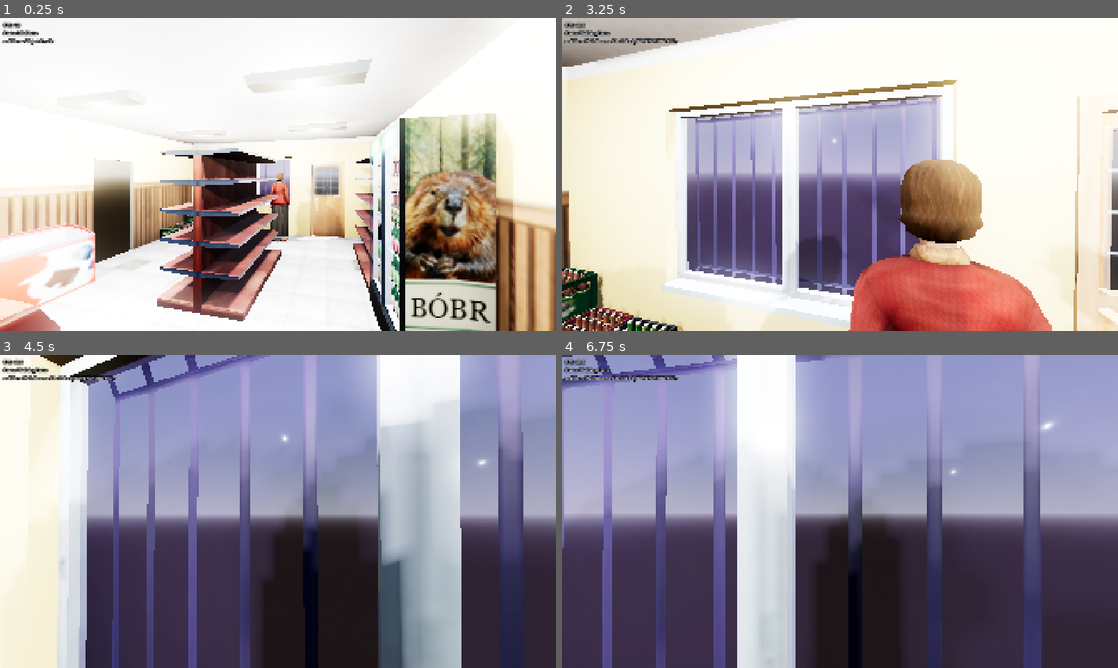
Above: before the commit, frames 1-4 (two rows, left to right).
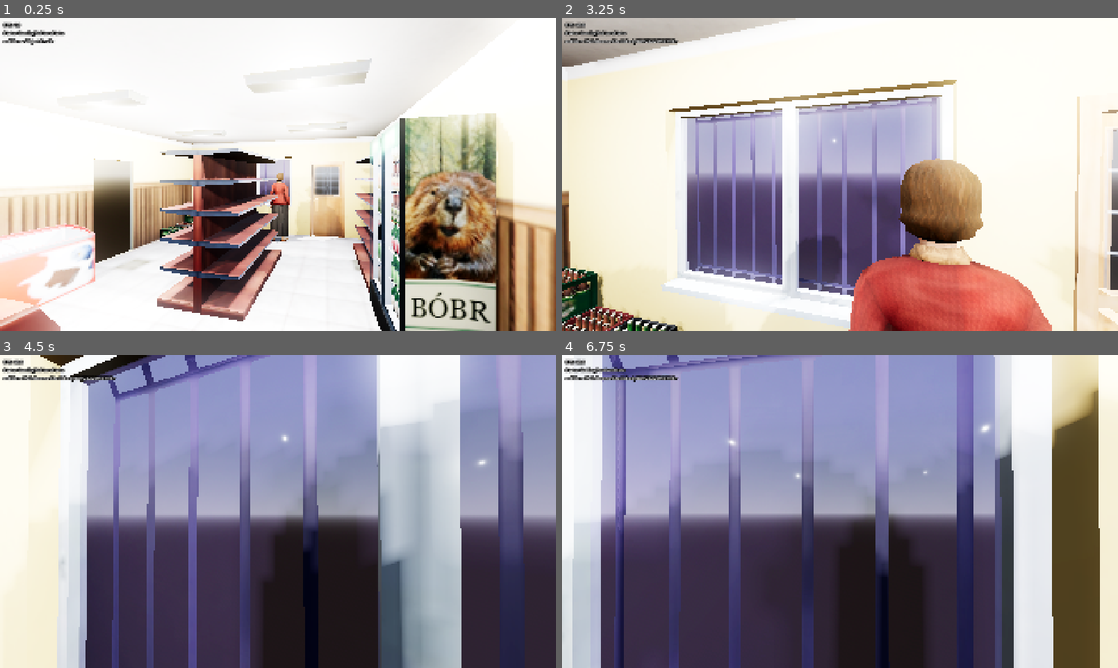
Above: after the commit, the same moments.

Repository: takanazwa5/ProjektMonopolowy
Game: Godot game, scene res://scenes/game/game.tscn
The game is run twice, just before and just after one commit, with the same random seed, the same clock (stepped at 60 frames per second) and the same inputs.
Inputs (mouse positions are in pixels of both pictures, inside the frame that each line leads up to):
- Up to frame 1 (0.25 s): no input
- Up to frame 2 (3.25 s): tap Enter at 0.5 s; move the mouse to (867, 174) at 0.52 s; hold E (interact) 0.53-1.28 s; hold W (walk_forward) from 0.53 s (still down); click (867, 174) at 0.67 s; move the mouse to (812, 174) at 1.27 s; tap Ctrl (crouch) at 1.35 s; tap E (interact) at 1.55, 2.3, 2.85 s; move the mouse to (851, 168) at 2.02 s; hold G (drop_item) 2.03-2.78 s; move the mouse to (834, 180) at 2.77 s; click (834, 180) at 2.92 s
- Up to frame 3 (4.5 s): keep holding W (walk_forward); move the mouse to (316, 514) at 3.52 s; hold E (interact) 3.53-4.28 s; move the mouse to (233, 508) at 4.27 s; tap Ctrl (crouch) at 4.35 s
- Up to frame 4 (6.75 s): tap E (interact) at 4.55, 5.3, 5.85 s; move the mouse to (845, 511) at 5.02 s; hold G (drop_item) 5.03-5.78 s; click (845, 511) at 5.17 s; move the mouse to (817, 505) at 5.77 s; release W (walk_forward) at 5.78 s; hold D (walk_right) 5.78-6.53 s; move the mouse to (867, 511) at 6.52 s; hold W (walk_forward) from 6.53 s (still down); hold E (interact) from 6.53 s (still down)

The runs differ from the first frame. In frame 1, 0.1% of the frame differs, in the area x 3-52%, y 3-72%; in frame 2, 0.1%; in frame 3, 0.1%; in frame 4, 57%, in the area x 0-100%, y 0-100%.
Error before the commit: Parse Error: Function "_navigate_to_node()" not found in base self. (res://features/npc/Basia/basia.gd:8)

Commit message:
NPC Update

Diff:
--- a/features/counter/counter.gd
+++ b/features/counter/counter.gd
@@ -1,4 +1,7 @@
 class_name Counter extends Interactable
+
+
+signal item_placed(item: Item)
 
 
 @onready var next_item_pos : Marker3D = %NextItemPos
@@ -21,8 +24,9 @@
 	tween.tween_property(item, ^"transform", next_item_pos.transform, 0.25)
 	item.reparent(self)
 	item.collision_layer = 0
-	item.set_script(null)
+	item.can_interact = false
 	next_item_pos.position.x -= 0.1
+	item_placed.emit(item)
 
 
 func _on_item_entered_rig() -> void:
--- a/features/interactable/items/beer/beer_bobr_bottle.tscn
+++ b/features/interactable/items/beer/beer_bobr_bottle.tscn
@@ -10,6 +10,7 @@
 collision_layer = 4
 script = ExtResource("1_ek8a4")
 preview_zoom = -0.28
+item_name = "BobrButla"
 
 [node name="BobrBottle" parent="." instance=ExtResource("1_qbuq5")]
 transform = Transform3D(1, 0, 0, 0, 1, 0, 0, 0, 1, 0, -0.148823, 0)
--- a/features/interactable/items/item.gd
+++ b/features/interactable/items/item.gd
@@ -2,6 +2,18 @@
 
 
 @export_range(-1.0, -0.15, 0.01) var preview_zoom: float = -0.15
+@export var item_name: String = ""
+
+
+static var _names: PackedStringArray = []
+
+
+func _init() -> void:
+
+	if not item_name.is_empty():
+
+		assert(item_name not in _names, "Duplicate item names: %s" % item_name)
+		_names.append(item_name)
 
 
 func _ready() -> void:
--- a/features/npc/Andzia/andzia.tscn
+++ b/features/npc/Andzia/andzia.tscn
@@ -1,7 +1,7 @@
 [gd_scene load_steps=8 format=3 uid="uid://cn5ki7bmpmogv"]
 
 [ext_resource type="PackedScene" uid="uid://lkvlpdnb56nk" path="res://features/npc/Andzia/meshes/character_andzia.glb" id="1_1idtl"]
-[ext_resource type="Script" uid="uid://ck2xha2c0x33n" path="res://features/npc/npc.gd" id="1_cq4nq"]
+[ext_resource type="Script" uid="uid://ck2xha2c0x33n" path="res://features/npc/shared/npc.gd" id="1_cq4nq"]
 [ext_resource type="AnimationLibrary" uid="uid://bdh170ip7kmc8" path="res://features/npc/shared/Rig.glb" id="2_553w5"]
 
 [sub_resource type="CapsuleShape3D" id="CapsuleShape3D_wmxm7"]
--- a/features/npc/Basia/basia.gd
+++ b/features/npc/Basia/basia.gd
@@ -5,8 +5,8 @@
 
 	if Input.is_key_pressed(KEY_KP_1):
 
-		_navigate_to_node(Level.fridge)
+		navigate_to_node(Level.fridge)
 
 	elif Input.is_key_pressed(KEY_KP_2):
 
-		_navigate_to_node(Level.counter)
+		navigate_to_node(Level.counter)
--- a/features/npc/Basia/basia.tscn
+++ b/features/npc/Basia/basia.tscn
@@ -1,24 +1,54 @@
-[gd_scene load_steps=8 format=3 uid="uid://civlo6dh6d0kf"]
+[gd_scene load_steps=18 format=3 uid="uid://civlo6dh6d0kf"]
 
 [ext_resource type="PackedScene" uid="uid://b6mt6074im8pm" path="res://features/npc/Basia/meshes/character_basia.glb" id="1_al82x"]
 [ext_resource type="Script" uid="uid://c5kk2k4hhiecr" path="res://features/npc/Basia/basia.gd" id="1_nb0pl"]
 [ext_resource type="AnimationLibrary" uid="uid://bdh170ip7kmc8" path="res://features/npc/shared/Rig.glb" id="2_0suly"]
+[ext_resource type="Script" uid="uid://de1lalif7l760" path="res://features/state_machine/state_machine.gd" id="4_atgwo"]
+[ext_resource type="Script" uid="uid://dwi10emqduq6r" path="res://features/npc/shared/states/coming_to_store_state.gd" id="5_fyrb5"]
+[ext_resource type="Script" uid="uid://bgodwf3y0m1ey" path="res://features/npc/shared/states/waiting_for_product_state.gd" id="6_a8t5c"]
+[ext_resource type="Script" uid="uid://uuvn1btdq2f4" path="res://features/npc/shared/states/getting_product_state.gd" id="7_mi72n"]
+[ext_resource type="Script" uid="uid://cxwj4xkryi0sb" path="res://features/npc/shared/states/paying_state.gd" id="8_a8t5c"]
 
 [sub_resource type="CapsuleShape3D" id="CapsuleShape3D_wmxm7"]
 radius = 0.3
 height = 1.8
 
-[sub_resource type="AnimationNodeAnimation" id="AnimationNodeAnimation_nb0pl"]
+[sub_resource type="AnimationNodeAnimation" id="AnimationNodeAnimation_mi72n"]
+animation = &"Rig/PickUp_Base"
+
+[sub_resource type="AnimationNodeAnimation" id="AnimationNodeAnimation_a8t5c"]
+animation = &"Rig/PutDown_Base"
+
+[sub_resource type="AnimationNodeOneShot" id="AnimationNodeOneShot_qlnrj"]
+
+[sub_resource type="AnimationNodeOneShot" id="AnimationNodeOneShot_mi72n"]
+
+[sub_resource type="AnimationNodeAnimation" id="AnimationNodeAnimation_qlnrj"]
 animation = &"Rig/Idle_Base"
 
-[sub_resource type="AnimationNodeAnimation" id="AnimationNodeAnimation_cpjtm"]
+[sub_resource type="AnimationNodeAnimation" id="AnimationNodeAnimation_xcwia"]
 animation = &"Rig/Walk_Base"
 
-[sub_resource type="AnimationNodeBlendSpace1D" id="AnimationNodeBlendSpace1D_atgwo"]
-blend_point_0/node = SubResource("AnimationNodeAnimation_nb0pl")
+[sub_resource type="AnimationNodeBlendSpace1D" id="AnimationNodeBlendSpace1D_xgun3"]
+blend_point_0/node = SubResource("AnimationNodeAnimation_qlnrj")
 blend_point_0/pos = 0.0
-blend_point_1/node = SubResource("AnimationNodeAnimation_cpjtm")
+blend_point_1/node = SubResource("AnimationNodeAnimation_xcwia")
 blend_point_1/pos = 1.0
+
+[sub_resource type="AnimationNodeBlendTree" id="AnimationNodeBlendTree_vssg2"]
+graph_offset = Vector2(-334.674, 32.3195)
+nodes/Animation/node = SubResource("AnimationNodeAnimation_a8t5c")
+nodes/Animation/position = Vector2(-140, 240)
+"nodes/Animation 2/node" = SubResource("AnimationNodeAnimation_mi72n")
+"nodes/Animation 2/position" = Vector2(80, 400)
+nodes/output/position = Vector2(540, 140)
+nodes/pick_up/node = SubResource("AnimationNodeOneShot_qlnrj")
+nodes/pick_up/position = Vector2(320, 80)
+nodes/put_down/node = SubResource("AnimationNodeOneShot_mi72n")
+nodes/put_down/position = Vector2(100, 80)
+nodes/walk_blend/node = SubResource("AnimationNodeBlendSpace1D_xgun3")
+nodes/walk_blend/position = Vector2(-120, 40)
+node_connections = [&"output", 0, &"pick_up", &"pick_up", 0, &"put_down", &"pick_up", 1, &"Animation 2", &"put_down", 0, &"walk_blend", &"put_down", 1, &"Animation"]
 
 [node name="Basia" type="CharacterBody3D"]
 collision_layer = 8
@@ -41,13 +71,45 @@
 debug_enabled = true
 
 [node name="AnimationPlayer" type="AnimationPlayer" parent="."]
+unique_name_in_owner = true
 root_node = NodePath("../character_basia")
 libraries = {
 &"Rig": ExtResource("2_0suly")
 }
 
 [node name="AnimationTree" type="AnimationTree" parent="."]
-root_node = NodePath("../character_basia")
-tree_root = SubResource("AnimationNodeBlendSpace1D_atgwo")
+unique_name_in_owner = true
+root_node = NodePath("%AnimationTree/../character_basia")
+tree_root = SubResource("AnimationNodeBlendTree_vssg2")
 anim_player = NodePath("../AnimationPlayer")
-parameters/blend_position = 0.0014925
+parameters/pick_up/active = false
+parameters/pick_up/internal_active = false
+parameters/pick_up/request = 0
+parameters/put_down/active = false
+parameters/put_down/internal_active = false
+parameters/put_down/request = 0
+parameters/walk_blend/blend_position = 0
+
+[node name="StateMachine" type="Node" parent="." node_paths=PackedStringArray("initial_state")]
+script = ExtResource("4_atgwo")
+initial_state = NodePath("ComingToStoreState")
+metadata/_custom_type_script = "uid://de1lalif7l760"
+
+[node name="ComingToStoreState" type="Node" parent="StateMachine"]
+script = ExtResource("5_fyrb5")
+metadata/_custom_type_script = "uid://dcedhanl8gfas"
+
+[node name="WaitingForProductState" type="Node" parent="StateMachine"]
+unique_name_in_owner = true
+script = ExtResource("6_a8t5c")
+metadata/_custom_type_script = "uid://dcedhanl8gfas"
+
+[node name="GettingProductState" type="Node" parent="StateMachine"]
+unique_name_in_owner = true
+script = ExtResource("7_mi72n")
+metadata/_custom_type_script = "uid://dcedhanl8gfas"
+
+[node name="PayingState" type="Node" parent="StateMachine"]
+unique_name_in_owner = true
+script = ExtResource("8_a8t5c")
+metadata/_custom_type_script = "uid://q0lk35d56y2e"
--- a/features/npc/Helena/helena.tscn
+++ b/features/npc/Helena/helena.tscn
@@ -1,6 +1,6 @@
 [gd_scene load_steps=8 format=3 uid="uid://cg7011735pcw1"]
 
-[ext_resource type="Script" uid="uid://ck2xha2c0x33n" path="res://features/npc/npc.gd" id="1_bei7i"]
+[ext_resource type="Script" uid="uid://ck2xha2c0x33n" path="res://features/npc/shared/npc.gd" id="1_bei7i"]
 [ext_resource type="PackedScene" uid="uid://ckmclyi4ds1f0" path="res://features/npc/Helena/meshes/character_helena.glb" id="2_g2htq"]
 [ext_resource type="AnimationLibrary" uid="uid://bdh170ip7kmc8" path="res://features/npc/shared/Rig.glb" id="3_bji0j"]
 
--- a/features/npc/Madzia/madzia.tscn
+++ b/features/npc/Madzia/madzia.tscn
@@ -1,6 +1,6 @@
 [gd_scene load_steps=8 format=3 uid="uid://lfcsx50no5t8"]
 
-[ext_resource type="Script" uid="uid://ck2xha2c0x33n" path="res://features/npc/npc.gd" id="1_4vgvr"]
+[ext_resource type="Script" uid="uid://ck2xha2c0x33n" path="res://features/npc/shared/npc.gd" id="1_4vgvr"]
 [ext_resource type="PackedScene" uid="uid://bi5uojmesdduw" path="res://features/npc/Madzia/meshes/character_madzia.glb" id="2_kydms"]
 [ext_resource type="AnimationLibrary" uid="uid://bdh170ip7kmc8" path="res://features/npc/shared/Rig.glb" id="3_7s2ej"]
 
--- a/features/npc/Seba/seba.tscn
+++ b/features/npc/Seba/seba.tscn
@@ -1,6 +1,6 @@
 [gd_scene load_steps=8 format=3 uid="uid://xkkgr37q3e7y"]
 
-[ext_resource type="Script" uid="uid://ck2xha2c0x33n" path="res://features/npc/npc.gd" id="1_wbiwd"]
+[ext_resource type="Script" uid="uid://ck2xha2c0x33n" path="res://features/npc/shared/npc.gd" id="1_wbiwd"]
 [ext_resource type="PackedScene" uid="uid://pn8uiyifo5tg" path="res://features/npc/Seba/meshes/character_seba.glb" id="2_ysi34"]
 [ext_resource type="AnimationLibrary" uid="uid://bdh170ip7kmc8" path="res://features/npc/shared/Rig.glb" id="3_563n0"]
 
--- a/features/npc/Szef/szef.tscn
+++ b/features/npc/Szef/szef.tscn
@@ -1,6 +1,6 @@
 [gd_scene load_steps=8 format=3 uid="uid://dkpahe38uo1de"]
 
-[ext_resource type="Script" uid="uid://ck2xha2c0x33n" path="res://features/npc/npc.gd" id="1_slk2g"]
+[ext_resource type="Script" uid="uid://ck2xha2c0x33n" path="res://features/npc/shared/npc.gd" id="1_slk2g"]
 [ext_resource type="PackedScene" uid="uid://dtd4kcnt6x80i" path="res://features/npc/Szef/meshes/character_szef.glb" id="2_rn4rm"]
 [ext_resource type="AnimationLibrary" uid="uid://bdh170ip7kmc8" path="res://features/npc/shared/Rig.glb" id="3_eyslo"]
 
--- a/features/npc/Zdzisiu/zdzisiu.tscn
+++ b/features/npc/Zdzisiu/zdzisiu.tscn
@@ -1,6 +1,6 @@
 [gd_scene load_steps=8 format=3 uid="uid://dw7wuiqjffcwt"]
 
-[ext_resource type="Script" uid="uid://ck2xha2c0x33n" path="res://features/npc/npc.gd" id="1_aqpgx"]
+[ext_resource type="Script" uid="uid://ck2xha2c0x33n" path="res://features/npc/shared/npc.gd" id="1_aqpgx"]
 [ext_resource type="PackedScene" uid="uid://bcwnkrdj0yjlc" path="res://features/npc/Zdzisiu/meshes/character_zdzisiu.glb" id="2_2yuuh"]
 [ext_resource type="AnimationLibrary" uid="uid://bdh170ip7kmc8" path="res://features/npc/shared/Rig.glb" id="3_kstgy"]
 
--- a/features/npc/npc.gd
+++ b/features/npc/shared/npc.gd
@@ -9,7 +9,7 @@
 
 
 @onready var navigation_agent_3d: NavigationAgent3D = %NavigationAgent3D
-@onready var animation_tree: AnimationTree = $AnimationTree
+@onready var animation_tree: AnimationTree = %AnimationTree
 
 
 func _ready() -> void:
@@ -42,14 +42,14 @@
 func _process(_delta: float) -> void:
 
 	var blend_pos: float = remap(velocity.length(), 0.0, WALKING_SPEED, 0.0, 1.0)
-	animation_tree.set(&"parameters/blend_position", blend_pos)
+	animation_tree.set(&"parameters/walk_blend/blend_position", blend_pos)
 
 
 func navigate_to_node(node: Node3D) -> void:
 
 	if target_node == node: return
 	target_node = node
-	print("target changed to: %s" % node)
+	#print("target changed to: %s" % node)
 	navigation_agent_3d.target_position = node.global_position
 
 
@@ -68,7 +68,7 @@
 	tween.tween_property(self, ^"transform", target_transform, 0.25)
 	if target_node is Node3D:
 
-		print("navigation finished - target: %s" % target_node)
+		#print("navigation finished - target: %s" % target_node)
 		target_node = null
 
 	#print("navigation finished")
--- /dev/null
+++ b/features/npc/shared/states/coming_to_store_state.gd
@@ -0,0 +1,27 @@
+class_name NPCComingToStoreState extends NPCState
+
+
+@onready var waiting_for_product_state: NPCWaitingForProductState = %WaitingForProductState
+@onready var getting_product_state: NPCGettingProductState = %GettingProductState
+
+
+
+func enter() -> void:
+
+	print("Basiula wchodzi do sklepu...")
+	await get_tree().create_timer(5.0).timeout
+	print("Basiula skonczyla wchodzic do sklepu.")
+	var wants_help: bool = [true, false].pick_random()
+	wants_help = false
+	print("Tu bedzie losowanie produktow, jakie chce Basiula. Na razie chce browara.")
+	if wants_help:
+
+		print("Basiula jest leniwa i chce miec produkt przyniesiony na lade.")
+		npc.navigate_to_node(Level.counter)
+		await npc.navigation_agent_3d.navigation_finished
+		transition.emit(waiting_for_product_state)
+
+	else:
+
+		print("Basiula sama sobie znajdzie produkt.")
+		transition.emit(getting_product_state)
--- /dev/null
+++ b/features/npc/shared/states/getting_product_state.gd
@@ -0,0 +1,25 @@
+class_name NPCGettingProductState extends NPCState
+
+
+@onready var animation_player: AnimationPlayer = %AnimationPlayer
+@onready var animation_tree: AnimationTree = %AnimationTree
+@onready var paying_state: NPCPayingState = %PayingState
+
+
+func _ready() -> void:
+
+	animation_tree.animation_finished.connect(_on_animation_finished)
+
+
+func enter() -> void:
+
+	npc.navigate_to_node(Level.fridge)
+	await npc.navigation_agent_3d.navigation_finished
+	animation_tree.set(&"parameters/pick_up/request", AnimationNodeOneShot.ONE_SHOT_REQUEST_FIRE)
+
+
+func _on_animation_finished(anim_name: StringName) -> void:
+
+	if anim_name == &"Rig/PickUp_Base": npc.navigate_to_node(Level.counter)
+	await npc.navigation_agent_3d.navigation_finished
+	transition.emit(paying_state)
--- /dev/null
+++ b/features/npc/shared/states/npc_state.gd
@@ -0,0 +1,4 @@
+class_name NPCState extends State
+
+
+@onready var npc: NPC = owner
--- /dev/null
+++ b/features/npc/shared/states/paying_state.gd
@@ -0,0 +1,10 @@
+class_name NPCPayingState extends NPCState
+
+
+@onready var animation_player: AnimationPlayer = %AnimationPlayer
+@onready var animation_tree: AnimationTree = %AnimationTree
+
+
+func enter() -> void:
+
+	animation_tree.set(&"parameters/put_down/request", AnimationNodeOneShot.ONE_SHOT_REQUEST_FIRE)
--- /dev/null
+++ b/features/npc/shared/states/waiting_for_product_state.gd
@@ -0,0 +1,20 @@
+class_name NPCWaitingForProductState extends NPCState
+
+
+@onready var paying_state: NPCPayingState = %PayingState
+
+
+func _ready() -> void:
+
+	Level.counter.item_placed.connect(_on_counter_item_placed)
+
+
+func enter() -> void:
+
+	print("Basiula podeszla do lady. Tu bedzie okienko dialogowe. Na razie czeka na bobra w butelce.")
+
+
+func _on_counter_item_placed(item: Item) -> void:
+
+	if not item.item_name == "BobrButla": return
+	transition.emit(paying_state)
--- a/features/state_machine/state_machine.gd
+++ b/features/state_machine/state_machine.gd
@@ -10,7 +10,7 @@
 		update_configuration_warnings()
 
 
-@onready var state : State = initial_state
+var current_state : State
 
 
 func _ready() -> void:
@@ -20,46 +20,55 @@
 
 	for child : Node in get_children():
 
-		assert(child is State, "(%s) StateMachine contains incompatible child node." % get_path())
+		if not child is State:
+
+			push_warning("(%s) State Machine contains incompatible child node." % get_path())
+			update_configuration_warnings()
+			continue
+
 		child.transition.connect(_on_state_transition)
 
 	await owner.ready
-	state.enter()
+	current_state = initial_state
+	current_state.enter()
 
 
 func _unhandled_input(event: InputEvent) -> void:
 
 	if Engine.is_editor_hint(): return
-	state.input_event(event)
+	current_state.input_event(event)
 
 
 func _process(delta: float) -> void:
 
 	if Engine.is_editor_hint(): return
-	state.update(delta)
-	DebugPanel.add_property(state.name, "State", 100)
+	current_state.update(delta)
+	DebugPanel.add_property(current_state.name, "State", 100)
 
 
 func _physics_process(delta: float) -> void:
 
 	if Engine.is_editor_hint(): return
-	state.physics_update(delta)
+	current_state.physics_update(delta)
 
 
 func _on_state_transition(new_state: State) -> void:
 
 	if Engine.is_editor_hint(): return
-	state.exit()
-	state = new_state
+	current_state.exit()
+	current_state = new_state
 	new_state.enter()
 
 
 func _get_configuration_warnings() -> PackedStringArray:
 
-	if not initial_state is State:
+	var warnings: PackedStringArray = []
+	if not initial_state is State: warnings.append("Initial State must be set.")
+	for child: Node in get_children():
 
-		return ["Initial State must be set."]
+		if not child is State:
 
-	else:
+			warnings.append("State Machine contains incompatible child node.")
+			break
 
-		return []
+	return warnings
Renamed: features/npc/npc.gd.uid -> features/npc/shared/npc.gd.uid
Not shown, added: features/npc/shared/states/coming_to_store_state.gd.uid
Not shown, added: features/npc/shared/states/getting_product_state.gd.uid
Not shown, added: features/npc/shared/states/npc_state.gd.uid
Not shown, added: features/npc/shared/states/paying_state.gd.uid
Not shown, added: features/npc/shared/states/waiting_for_product_state.gd.uid
Not shown, added: features/npc/Basia/basia.tscn2636456435.tmp
